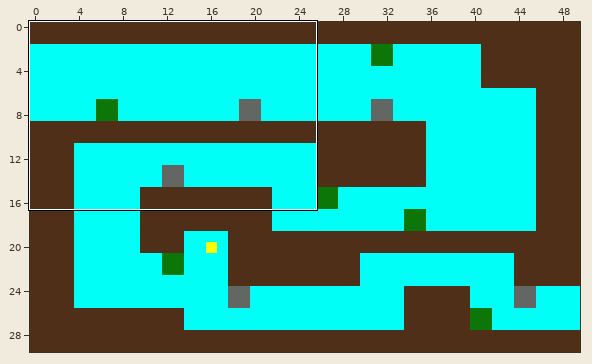
Two versions of a level (Tiled map, android/assets/lvl/piialevel.tmx). Above: a wide view before the commit, with the close-up outlined.
Close-up. Before the edit:
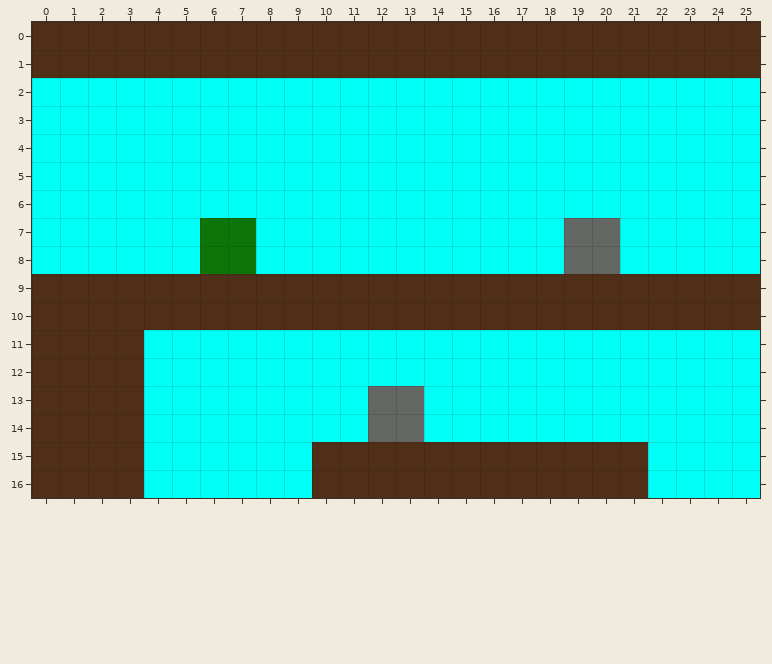
Cells are 128x128 px. Shown: x 0..25, y 0..16. The commit also changed other parts of the map, which this record leaves out.
The same view after the edit:
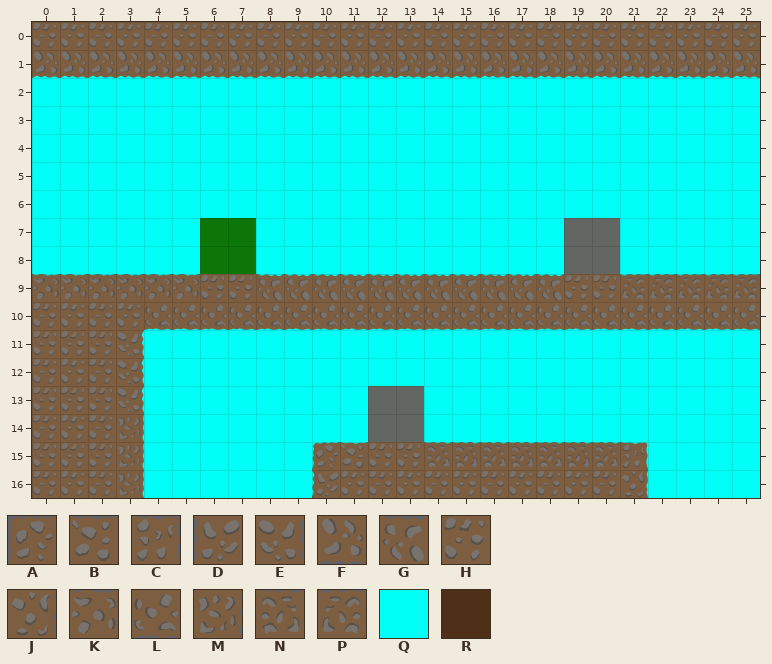
Key: from "Tile map 9 x (128px x 128px)": A 0, B 1, C 2, D 3, E 3 flipped left-right, F 3 turned 270, G 3 turned 90, H 4, J 5, K 5 turned 270, L 5 turned 90, M 7 flipped on the diagonal, N 7 flipped up-down, P 7 turned 180; from "colortiles": Q 0, R 3.
_ is an empty cell.
Tiles replaced or removed in this view: R.
Change:
Changed rows in their new state; . is an unchanged cell.
Layer "background":
first column x 0:
 1 QQQQQQQQQQQQQQQQQQQQQQQQQQ
first column x 0:
 9 QQQQQQ..QQQQQQQQQQQ..QQQQQ
10 ....QQQQQQQQQQQQQQQQQQQQQQ
11 ...Q......................
12 ...Q......................
13 ...Q......................
14 ...Q......................
15 ...Q......QQ..QQQQQQQQ....
16 ...Q......Q..........Q....
Layer "walls-texture":
first column x 0:
 0 HHHHHHHHHHHHHHHHHHHHHHHHHH
 1 FFFFFFFFFFFFFFFFFFFFFFFFFF
first column x 0:
 9 KKKKKKHHGGGGGGGGGGGHHPPPPP
10 HHHHLLLLLLLLLLLLLLLLLLLLLL
11 HHHE......................
12 HHHE......................
13 HHHE......................
14 HHHM......................
15 HHHM......ABHHNNNNNNNC....
16 HHHM......DHHHHHHHHHHJ....
Where, in picture pixels (left, top, right, bottom), the same in both close-ups:
changed: (32, 22, 760, 78)
changed: (32, 274, 760, 498)
